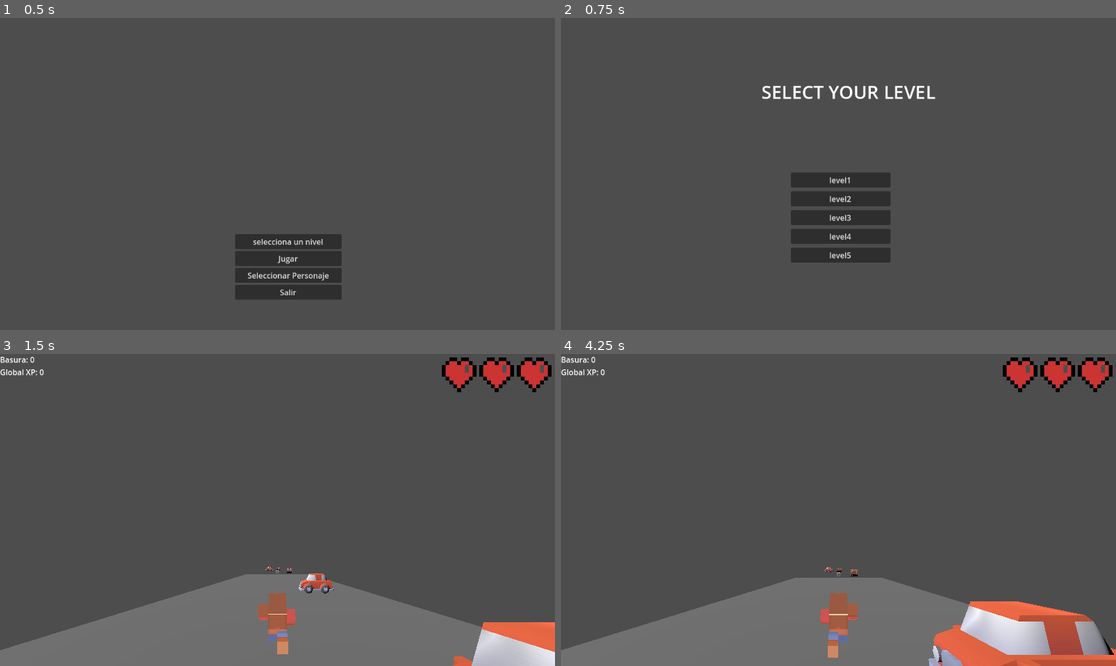
Above: before the commit, frames 1-4 (two rows, left to right).
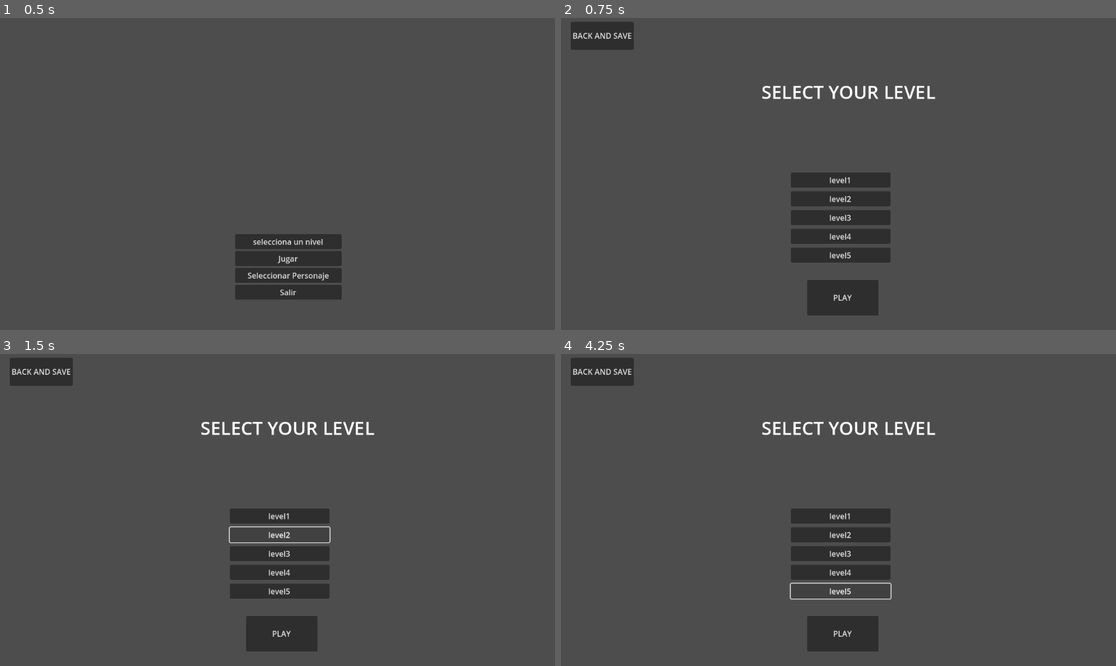
Above: after the commit, the same moments.

Repository: Ilesandres/game-recolections
Game: Godot game, scene res://src/UI/MainMenu.tscn
Two runs of this game, one before a commit and one after it. Both use one fixed random seed, a clock stepped at 60 frames per second and the inputs below.
Inputs (mouse positions are in pixels of both pictures, inside the frame that each line leads up to):
- Up to frame 1 (0.5 s): no input
- Up to frame 2 (0.75 s): click "selecciona un nivel" at 0.5 s
- Up to frame 3 (1.5 s): click "level2" at 1.25 s
- Up to frame 4 (4.25 s): click (838, 553) at 2 s, where only the run after the commit has a clickable "level3"; click (838, 572) at 2.75 s, where only the run after the commit has a clickable "level4"; click (838, 591) at 3.5 s, where only the run after the commit has a clickable "level5"

Frame 1 is identical in both runs. In frame 2, 2.4% of the frame differs, in the area x 1-58%, y 1-96%; in frame 3, 25%; in frame 4, 26%, in the area x 0-100%, y 0-100%.

Commit message:
agregar boton de atras menu de niveles

Diff:
--- a/src/UI/CharacterSelectMenu.gd
+++ b/src/UI/CharacterSelectMenu.gd
@@ -52,4 +52,4 @@
 	if not GlobalData.selected_character_scene_path:
 		select_character("K")
 	print("Regresando al menú principal con: " + GlobalData.selected_character_scene_path)
-	get_tree().change_scene_to_file(MAIN_SCENE_PATH	)
+	get_tree().change_scene_to_file(MAIN_SCENE_PATH)
--- a/src/UI/LevelMenu.gd
+++ b/src/UI/LevelMenu.gd
@@ -1,5 +1,7 @@
 extends Control
 
+const MAIN_MENU_SCENE_PATH="res://src/UI/MainMenu.tscn"
+const GAME_SCENE_PATH="res://scenes/game_scene.tscn"
 
 func _ready() -> void:
 	pass
@@ -12,28 +14,37 @@
 func _on_level_1_pressed() :
 	GlobalData.current_level=1
 	GlobalData.save_game()
-	get_tree().change_scene_to_file("res://scenes/game_scene.tscn")
 
 
 func _on_level_2_pressed() :
 	GlobalData.current_level=2
 	GlobalData.save_game()
-	get_tree().change_scene_to_file("res://scenes/game_scene.tscn")
 
 
 func _on_level_3_pressed():
 	GlobalData.current_level=3
 	GlobalData.save_game()
-	get_tree().change_scene_to_file("res://scenes/game_scene.tscn")
 
 
 func _on_level_4_pressed() :
 	GlobalData.current_level=4
 	GlobalData.save_game()
-	get_tree().change_scene_to_file("res://scenes/game_scene.tscn")
 
 
 func _on_level_5_pressed() :
 	GlobalData.current_level=5
 	GlobalData.save_game()
-	get_tree().change_scene_to_file("res://scenes/game_scene.tscn")
+
+
+func _on_button_pressed():
+	if not GlobalData.current_level:
+		GlobalData.current_level=1
+		GlobalData.save_game()
+	get_tree().change_scene_to_file(MAIN_MENU_SCENE_PATH)
+
+
+func _on_play_button_pressed():
+	if not GlobalData.current_level:
+		GlobalData.current_level=1
+		GlobalData.save_game()
+	get_tree().change_scene_to_file(GAME_SCENE_PATH)
--- a/src/UI/LevelMenu.tscn
+++ b/src/UI/LevelMenu.tscn
@@ -65,8 +65,36 @@
 layout_mode = 2
 text = "level5"
 
+[node name="Button" type="Button" parent="."]
+layout_mode = 1
+anchors_preset = -1
+anchor_left = 0.017
+anchor_top = 0.012
+anchor_right = 0.13100001
+anchor_bottom = 0.102000006
+offset_left = 0.41599846
+offset_top = 0.22399998
+offset_right = 0.08798218
+offset_bottom = -0.09600067
+text = "BACK AND SAVE"
+
+[node name="PlayButton" type="Button" parent="."]
+layout_mode = 1
+anchors_preset = -1
+anchor_left = 0.44400004
+anchor_top = 0.846
+anchor_right = 0.57600003
+anchor_bottom = 0.95400006
+offset_left = -0.4880371
+offset_top = -4.208008
+offset_right = -4.552063
+offset_bottom = -0.1920166
+text = "PLAY"
+
 [connection signal="pressed" from="LevelButtons/Level1" to="." method="_on_level_1_pressed"]
 [connection signal="pressed" from="LevelButtons/Level2" to="." method="_on_level_2_pressed"]
 [connection signal="pressed" from="LevelButtons/Level3" to="." method="_on_level_3_pressed"]
 [connection signal="pressed" from="LevelButtons/Level4" to="." method="_on_level_4_pressed"]
 [connection signal="pressed" from="LevelButtons/Level5" to="." method="_on_level_5_pressed"]
+[connection signal="pressed" from="Button" to="." method="_on_button_pressed"]
+[connection signal="pressed" from="PlayButton" to="." method="_on_play_button_pressed"]
